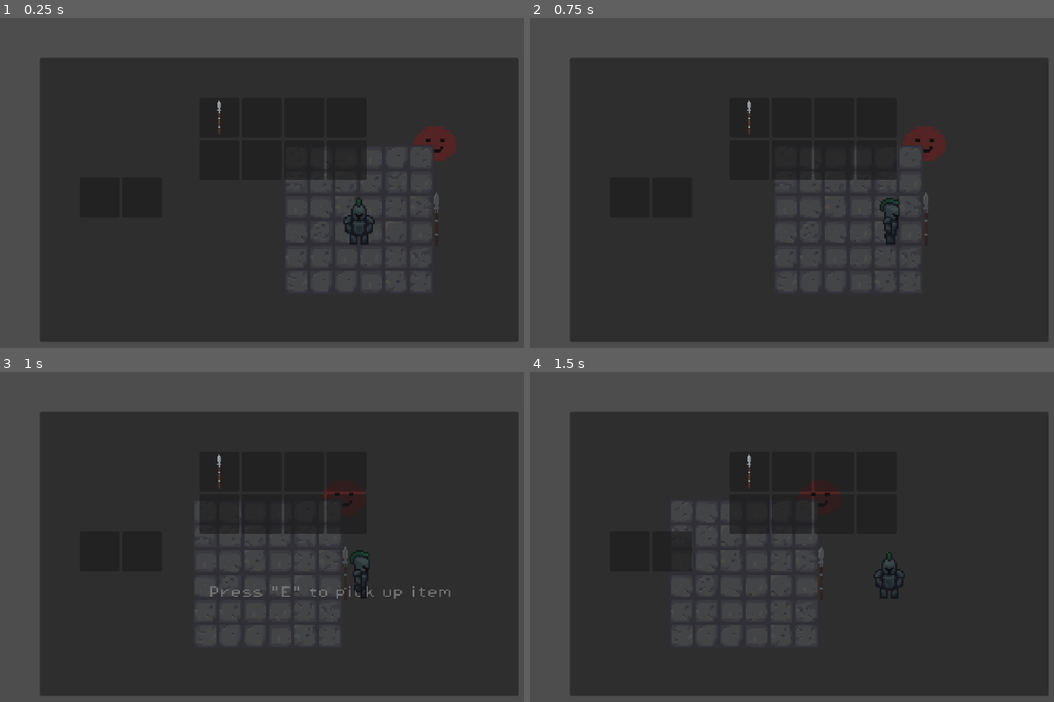
Above: before the commit, frames 1-4 (two rows, left to right).
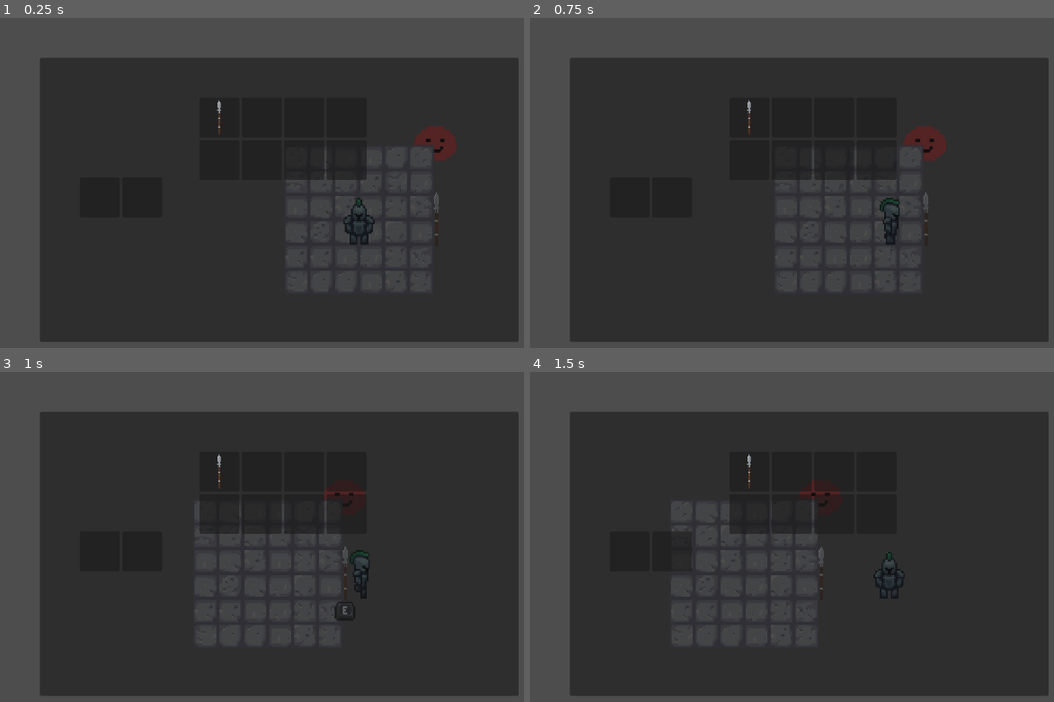
Above: after the commit, the same moments.

Repository: DyslexicWolf/HackNSlashing
Game: Godot game, scene res://Scenes/Game.tscn
The game is run twice, just before and just after one commit, with the same random seed, the same clock (stepped at 60 frames per second) and the same inputs.
Inputs (mouse positions are in pixels of both pictures, inside the frame that each line leads up to):
- Up to frame 1 (0.25 s): no input
- Up to frame 2 (0.75 s): tap Enter at 0.5 s; move the mouse to (1048, 199) at 0.52 s; hold D (move_right) from 0.53 s (still down); hold E (pickup) from 0.53 s (still down); click (1048, 199) at 0.67 s
- Up to frame 3 (1 s): keep holding D (move_right); keep holding E (pickup); tap B at 0.8 s
- Up to frame 4 (1.5 s): release D (move_right) at 1.25 s; release E (pickup) at 1.25 s; drag from (744, 593) to (891, 573) at 1.27 s

Frames 1-2 are identical in both runs. In frame 3, 0.4% of the frame differs, in the area x 40-86%, y 64-76%; in frame 4, nothing differs.

Commit message:
Implemented the buttonicons for pickups

Diff:
--- /dev/null
+++ b/hacknslashing/Dictionaries/InputIcons.gd
@@ -0,0 +1,68 @@
+extends Node
+
+var icon_map : Dictionary = {
+	KEY_UP: preload("res://Assets/Sprites/Icons/Key_Up.png"),
+	KEY_DOWN: preload("res://Assets/Sprites/Icons/Key_Down.png"),
+	KEY_LEFT: preload("res://Assets/Sprites/Icons/Key_Left.png"),
+	KEY_RIGHT: preload("res://Assets/Sprites/Icons/Key_Right.png"),
+	KEY_F1: preload("res://Assets/Sprites/Icons/Key_F1.png"),
+	KEY_F2: preload("res://Assets/Sprites/Icons/Key_F2.png"),
+	KEY_F3: preload("res://Assets/Sprites/Icons/Key_F3.png"),
+	KEY_F4: preload("res://Assets/Sprites/Icons/Key_F4.png"),
+	KEY_F5: preload("res://Assets/Sprites/Icons/Key_F5.png"),
+	KEY_F6: preload("res://Assets/Sprites/Icons/Key_F6.png"),
+	KEY_F7: preload("res://Assets/Sprites/Icons/Key_F7.png"),
+	KEY_F8: preload("res://Assets/Sprites/Icons/Key_F8.png"),
+	KEY_F9: preload("res://Assets/Sprites/Icons/Key_F9.png"),
+	KEY_F10: preload("res://Assets/Sprites/Icons/Key_F10.png"),
+	KEY_F11: preload("res://Assets/Sprites/Icons/Key_F11.png"),
+	KEY_F12: preload("res://Assets/Sprites/Icons/Key_F12.png"),
+	KEY_A: preload("res://Assets/Sprites/Icons/Key_A.png"),
+	KEY_B: preload("res://Assets/Sprites/Icons/Key_B.png"),
+	KEY_C: preload("res://Assets/Sprites/Icons/Key_C.png"),
+	KEY_D: preload("res://Assets/Sprites/Icons/Key_D.png"),
+	KEY_E: preload("res://Assets/Sprites/Icons/Key_E.png"),
+	KEY_F: preload("res://Assets/Sprites/Icons/Key_F.png"),
+	KEY_G: preload("res://Assets/Sprites/Icons/Key_G.png"),
+	KEY_H: preload("res://Assets/Sprites/Icons/Key_H.png"),
+	KEY_I: preload("res://Assets/Sprites/Icons/Key_I.png"),
+	KEY_J: preload("res://Assets/Sprites/Icons/Key_J.png"),
+	KEY_K: preload("res://Assets/Sprites/Icons/Key_K.png"),
+	KEY_L: preload("res://Assets/Sprites/Icons/Key_L.png"),
+	KEY_M: preload("res://Assets/Sprites/Icons/Key_M.png"),
+	KEY_N: preload("res://Assets/Sprites/Icons/Key_N.png"),
+	KEY_O: preload("res://Assets/Sprites/Icons/Key_O.png"),
+	KEY_P: preload("res://Assets/Sprites/Icons/Key_P.png"),
+	KEY_Q: preload("res://Assets/Sprites/Icons/Key_Q.png"),
+	KEY_R: preload("res://Assets/Sprites/Icons/Key_R.png"),
+	KEY_S: preload("res://Assets/Sprites/Icons/Key_S.png"),
+	KEY_T: preload("res://Assets/Sprites/Icons/Key_T.png"),
+	KEY_U: preload("res://Assets/Sprites/Icons/Key_U.png"),
+	KEY_V: preload("res://Assets/Sprites/Icons/Key_V.png"),
+	KEY_W: preload("res://Assets/Sprites/Icons/Key_W.png"),
+	KEY_X: preload("res://Assets/Sprites/Icons/Key_X.png"),
+	KEY_Y: preload("res://Assets/Sprites/Icons/Key_Y.png"),
+	KEY_Z: preload("res://Assets/Sprites/Icons/Key_Z.png"),
+	KEY_PERIOD: preload("res://Assets/Sprites/Icons/Key_Period.png"),
+	KEY_COMMA: preload("res://Assets/Sprites/Icons/Key_Comma.png"),
+	KEY_QUOTELEFT: preload("res://Assets/Sprites/Icons/Key_QuoteLeft.png"),
+	KEY_BRACKETLEFT: preload("res://Assets/Sprites/Icons/Key_BracketLeft.png"),
+	KEY_BRACKETRIGHT: preload("res://Assets/Sprites/Icons/Key_BracketRight.png"),
+	KEY_EQUAL: preload("res://Assets/Sprites/Icons/Key_Equal.png"),
+	KEY_MINUS: preload("res://Assets/Sprites/Icons/Key_Minus.png"),
+	KEY_QUESTION: preload("res://Assets/Sprites/Icons/Key_Question.png"),
+	KEY_SLASH: preload("res://Assets/Sprites/Icons/Key_Slash.png"),
+	KEY_BACKSLASH: preload("res://Assets/Sprites/Icons/Key_Backslash.png"),
+	KEY_SEMICOLON: preload("res://Assets/Sprites/Icons/Key_Semicolon.png"),
+}
+
+func get_icon_for_event(event: InputEvent) -> Texture:
+	if event is InputEventKey:
+		var keycode = event.physical_keycode
+		if icon_map.has(keycode):
+			return icon_map[keycode]
+	elif event is InputEventJoypadButton:
+		var button_index = event.button_index
+		if icon_map.has(button_index):
+			return icon_map[button_index]
+	return null
--- a/hacknslashing/Scenes/Spear_Pickup.tscn
+++ b/hacknslashing/Scenes/Spear_Pickup.tscn
@@ -1,9 +1,8 @@
-[gd_scene load_steps=6 format=3 uid="uid://miuwyeg6r0pa"]
+[gd_scene load_steps=5 format=3 uid="uid://miuwyeg6r0pa"]
 
 [ext_resource type="Texture2D" uid="uid://b1ofge4eg1g6t" path="res://Assets/Sprites/Spear_Texture.png" id="1_3ubxv"]
 [ext_resource type="Script" uid="uid://c07027hrt2jna" path="res://Scripts/BaseClasses/PickupItem.gd" id="1_q0wq4"]
 [ext_resource type="Resource" uid="uid://lk73u83ckawr" path="res://Resources/SpearResource.tres" id="2_5a72h"]
-[ext_resource type="FontFile" uid="uid://p5h64qviim8" path="res://Resources/ResourceBlueprints/PixelOperator8.ttf" id="4_5a72h"]
 
 [sub_resource type="CircleShape2D" id="CircleShape2D_t47u7"]
 radius = 16.0
@@ -23,12 +22,8 @@
 [node name="CollisionShape2D" type="CollisionShape2D" parent="PickupArea"]
 shape = SubResource("CircleShape2D_t47u7")
 
-[node name="PickupText" type="Label" parent="."]
-visible = false
-offset_left = -88.0
-offset_top = 8.0
-offset_right = 101.0
-offset_bottom = 31.0
-theme_override_fonts/font = ExtResource("4_5a72h")
-theme_override_font_sizes/font_size = 8
-text = "Press \"E\" to pick up item"
+[node name="ButtonIcon" type="TextureRect" parent="."]
+offset_left = -8.0
+offset_top = 16.0
+offset_right = 8.0
+offset_bottom = 32.0
--- a/hacknslashing/Scenes/Sword_Pickup.tscn
+++ b/hacknslashing/Scenes/Sword_Pickup.tscn
@@ -1,9 +1,8 @@
-[gd_scene load_steps=6 format=3 uid="uid://c60abfvxmm4ly"]
+[gd_scene load_steps=5 format=3 uid="uid://c60abfvxmm4ly"]
 
 [ext_resource type="Script" uid="uid://c07027hrt2jna" path="res://Scripts/BaseClasses/PickupItem.gd" id="1_w8kng"]
 [ext_resource type="Resource" uid="uid://bonn4va8moen0" path="res://Resources/SwordResource.tres" id="2_vv0qw"]
 [ext_resource type="Texture2D" uid="uid://b243yawqo4m7d" path="res://Assets/Sprites/Sword_Spritesheet.png" id="3_aavfa"]
-[ext_resource type="FontFile" uid="uid://p5h64qviim8" path="res://Resources/ResourceBlueprints/PixelOperator8.ttf" id="4_m6x1r"]
 
 [sub_resource type="CircleShape2D" id="CircleShape2D_4ipw6"]
 radius = 19.0263
@@ -23,15 +22,8 @@
 [node name="CollisionShape2D" type="CollisionShape2D" parent="PickupArea"]
 shape = SubResource("CircleShape2D_4ipw6")
 
-[node name="PickupText" type="Label" parent="."]
-visible = false
-offset_left = -78.0
-offset_top = 17.0
-offset_right = 78.0
-offset_bottom = 40.0
-theme_override_fonts/font = ExtResource("4_m6x1r")
-theme_override_font_sizes/font_size = 8
-text = "Press \"E\" to pick up item"
-
-[connection signal="area_entered" from="PickupArea" to="." method="_on_area_entered"]
-[connection signal="area_exited" from="PickupArea" to="." method="_on_area_exited"]
+[node name="ButtonIcon" type="TextureRect" parent="."]
+offset_left = -8.0
+offset_top = 16.0
+offset_right = 8.0
+offset_bottom = 32.0
--- a/hacknslashing/Scripts/BaseClasses/ItemSpawner.gd
+++ b/hacknslashing/Scripts/BaseClasses/ItemSpawner.gd
@@ -15,7 +15,7 @@
 		current_item_pool = load("res://Resources/OvergrownMantel_ItemPool.tres")
 		print("Dungeon level changed to: ", current_dungeon_level)
 
-func _process(delta: float) -> void:
+func _process(_delta: float) -> void:
 	if !has_spawned and current_item_pool != null:
 		print("spawned item")
 		has_spawned = true
--- a/hacknslashing/Scripts/BaseClasses/PickupItem.gd
+++ b/hacknslashing/Scripts/BaseClasses/PickupItem.gd
@@ -2,21 +2,35 @@
 class_name PickupItem
 
 @export var item_resource : ItemResource
-var pickup_text : Label
+var button_icon : TextureRect
 var pickup_area : Area2D
 
 func _ready() -> void:
-	pickup_text = $PickupText
+	button_icon = $ButtonIcon
 	pickup_area = $PickupArea
 	pickup_area.connect("area_entered", _on_area_entered)
 	pickup_area.connect("area_exited", _on_area_exited)
 
-func send_item_data() -> ItemResource:
-	return item_resource
-
 func _on_area_entered(area: Area2D) -> void:
 	if area.name == "PickupManager":
-		pickup_text.visible = true
+		var pickup_event = get_first_input_event("pickup")
+		if pickup_event:
+			var icon = InputIcons.get_icon_for_event(pickup_event)
+			if icon:
+				button_icon.texture = icon
+				button_icon.visible = true
+			else:
+				print("No icon found for event: ", pickup_event)
 
 func _on_area_exited(_area: Area2D) -> void:
-	pickup_text.visible = false
+	button_icon.visible = false
+
+func get_first_input_event(action_name: String) -> InputEvent:
+	var events = InputMap.action_get_events(action_name)
+
+	#can add logic here to see which control scheme the user is using, and then sending the right icon based on that
+	if events.size() > 0:
+		return events[0]
+	else:
+		print("No input events found for action: ", action_name)
+		return null
--- a/hacknslashing/project.godot
+++ b/hacknslashing/project.godot
@@ -14,6 +14,10 @@
 run/main_scene="uid://b36cyrcp3ikk1"
 config/features=PackedStringArray("4.4", "Forward Plus")
 config/icon="res://icon.svg"
+
+[autoload]
+
+InputIcons="*res://Dictionaries/InputIcons.gd"
 
 [gui]
 
Binary file added: hacknslashing/Assets/Sprites/Icons/Key_A.png
Not shown, added: hacknslashing/Assets/Sprites/Icons/Key_A.png.import
Binary file added: hacknslashing/Assets/Sprites/Icons/Key_B.png
Not shown, added: hacknslashing/Assets/Sprites/Icons/Key_B.png.import
Binary file added: hacknslashing/Assets/Sprites/Icons/Key_BackSlash.png
Not shown, added: hacknslashing/Assets/Sprites/Icons/Key_BackSlash.png.import
Binary file added: hacknslashing/Assets/Sprites/Icons/Key_BracketLeft.png
Not shown, added: hacknslashing/Assets/Sprites/Icons/Key_BracketLeft.png.import
Binary file added: hacknslashing/Assets/Sprites/Icons/Key_BracketRight.png
Not shown, added: hacknslashing/Assets/Sprites/Icons/Key_BracketRight.png.import
Binary file added: hacknslashing/Assets/Sprites/Icons/Key_C.png
Not shown, added: hacknslashing/Assets/Sprites/Icons/Key_C.png.import
(and 97 more such lines)
